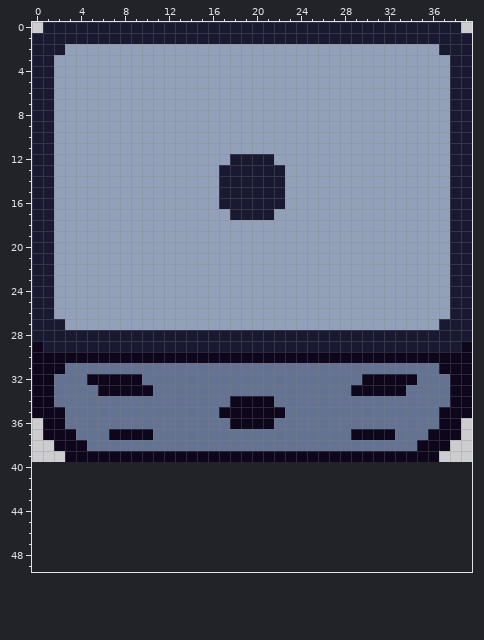
Two states of a pixel-art sprite, assets/dice/dice.png. That is the earlier state.
The file is 40x40 pixels. The old version is drawn lined up with the new one, on the new canvas.
The same view after the edit:
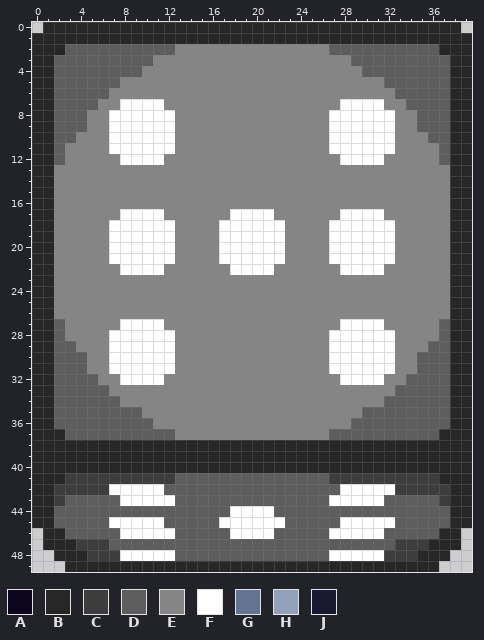
Palette (. is transparent): A #0e071b  B #272727  C #3d3d3d  D #5d5d5d  E #858585  F #ffffff  G #657392  H #92a1b9  J #1a1932
Difference:
canvas 40x40 -> 40x50
Changed rows in their new state; - is an unchanged pixel.
first column x 0:
 0 -BBBBBBBBBBBBBBBBBBBBBBBBBBBBBBBBBBBBBB-
 1 BBBBBBBBBBBBBBBBBBBBBBBBBBBBBBBBBBBBBBBB
 2 BBBDDDDDDDDDDEEEEEEEEEEEEEEDDDDDDDDDDBBB
 3 BBDDDDDDDDDEEEEEEEEEEEEEEEEEEDDDDDDDDDBB
 4 BBDDDDDDDDEEEEEEEEEEEEEEEEEEEEDDDDDDDDBB
 5 BBDDDDDDEEEEEEEEEEEEEEEEEEEEEEEEDDDDDDBB
 6 BBDDDDDEEEEEEEEEEEEEEEEEEEEEEEEEEDDDDDBB
 7 BBDDDDEEFFFFEEEEEEEEEEEEEEEEFFFFEEDDDDBB
 8 BBDDDEEFFFFFFEEEEEEEEEEEEEEFFFFFFEEDDDBB
 9 BBDDDEEFFFFFFEEEEEEEEEEEEEEFFFFFFEEDDDBB
10 BBDDEEEFFFFFFEEEEEEEEEEEEEEFFFFFFEEEDDBB
11 BBDEEEEFFFFFFEEEEEEEEEEEEEEFFFFFFEEEEDBB
12 BBDEEEEEFFFFEEEEEEEEEEEEEEEEFFFFEEEEEDBB
13 BBEEEEEEEEEEEEEEEEEEEEEEEEEEEEEEEEEEEEBB
14 BBEEEEEEEEEEEEEEEEEEEEEEEEEEEEEEEEEEEEBB
15 BBEEEEEEEEEEEEEEEEEEEEEEEEEEEEEEEEEEEEBB
16 BBEEEEEEEEEEEEEEEEEEEEEEEEEEEEEEEEEEEEBB
17 BBEEEEEEFFFFEEEEEEFFFFEEEEEEFFFFEEEEEEBB
18 BBEEEEEFFFFFFEEEEFFFFFFEEEEFFFFFFEEEEEBB
19 BBEEEEEFFFFFFEEEEFFFFFFEEEEFFFFFFEEEEEBB
20 BBEEEEEFFFFFFEEEEFFFFFFEEEEFFFFFFEEEEEBB
21 BBEEEEEFFFFFFEEEEFFFFFFEEEEFFFFFFEEEEEBB
22 BBEEEEEEFFFFEEEEEEFFFFEEEEEEFFFFEEEEEEBB
23 BBEEEEEEEEEEEEEEEEEEEEEEEEEEEEEEEEEEEEBB
24 BBEEEEEEEEEEEEEEEEEEEEEEEEEEEEEEEEEEEEBB
25 BBEEEEEEEEEEEEEEEEEEEEEEEEEEEEEEEEEEEEBB
26 BBEEEEEEEEEEEEEEEEEEEEEEEEEEEEEEEEEEEEBB
27 BBDEEEEEFFFFEEEEEEEEEEEEEEEEFFFFEEEEEDBB
28 BBDEEEEFFFFFFEEEEEEEEEEEEEEFFFFFFEEEEDBB
29 BBDDEEEFFFFFFEEEEEEEEEEEEEEFFFFFFEEEDDBB
30 BBDDDEEFFFFFFEEEEEEEEEEEEEEFFFFFFEEDDDBB
31 BBDDDEEFFFFFFEEEEEEEEEEEEEEFFFFFFEEDDDBB
32 BBDDDDEEFFFFEEEEEEEEEEEEEEEEFFFFEEDDDDBB
33 BBDDDDDEEEEEEEEEEEEEEEEEEEEEEEEEEDDDDDBB
34 BBDDDDDDEEEEEEEEEEEEEEEEEEEEEEEEDDDDDDBB
35 BBDDDDDDDDEEEEEEEEEEEEEEEEEEEEDDDDDDDDBB
36 BBDDDDDDDDDEEEEEEEEEEEEEEEEEEDDDDDDDDDBB
37 BBBDDDDDDDDDDEEEEEEEEEEEEEEDDDDDDDDDDBBB
38 BBBBBBBBBBBBBBBBBBBBBBBBBBBBBBBBBBBBBBBB
39 BBBBBBBBBBBBBBBBBBBBBBBBBBBBBBBBBBBBBBBB
40 BBBBBBBBBBBBBBBBBBBBBBBBBBBBBBBBBBBBBBBB
41 BBBCCCCCCCCCCDDDDDDDDDDDDDDCCCCCCCCCCBBB
42 BBCCCCCFFFFFDDDDDDDDDDDDDDDDFFFFFCCCCCBB
43 BBCDDDDDFFFFFDDDDDDDDDDDDDDFFFFFDDDDDCBB
44 BBDDDDDDDDDDDDDDDDFFFFDDDDDDDDDDDDDDDDBB
45 BBDDDDDFFFFFDDDDDFFFFFFDDDDDFFFFFDDDDDBB
46 -BBDDDDDFFFFFDDDDDFFFFDDDDDFFFFFDDDDDBB-
47 -BBBCCCDDDDDDDDDDDDDDDDDDDDDDDDDDCCCBBB-
48 --BBBCCCFFFFFDDDDDDDDDDDDDDFFFFFCCCBBB--
49 ---BBBBBBBBBBBBBBBBBBBBBBBBBBBBBBBBBB---
